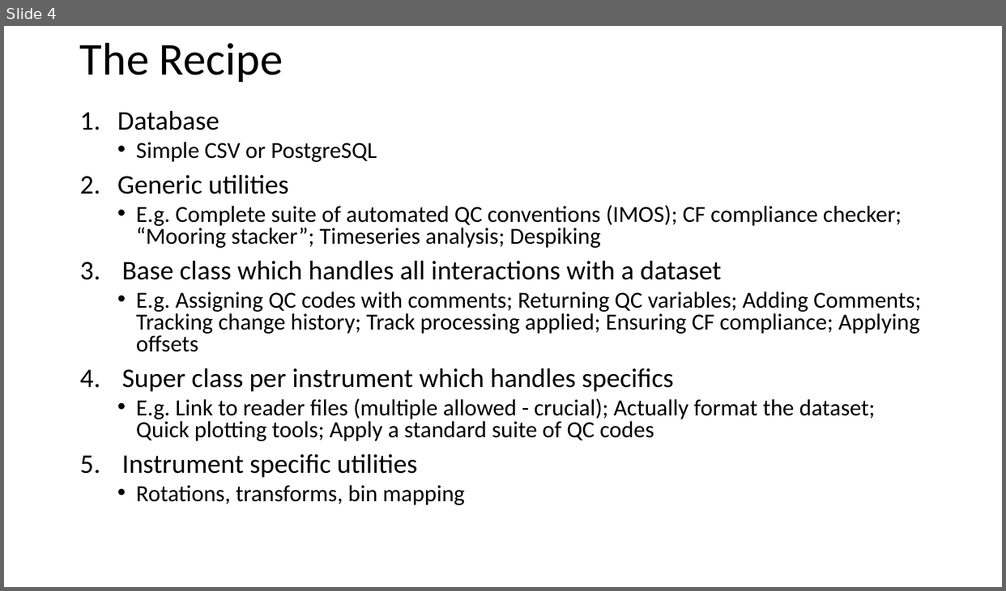
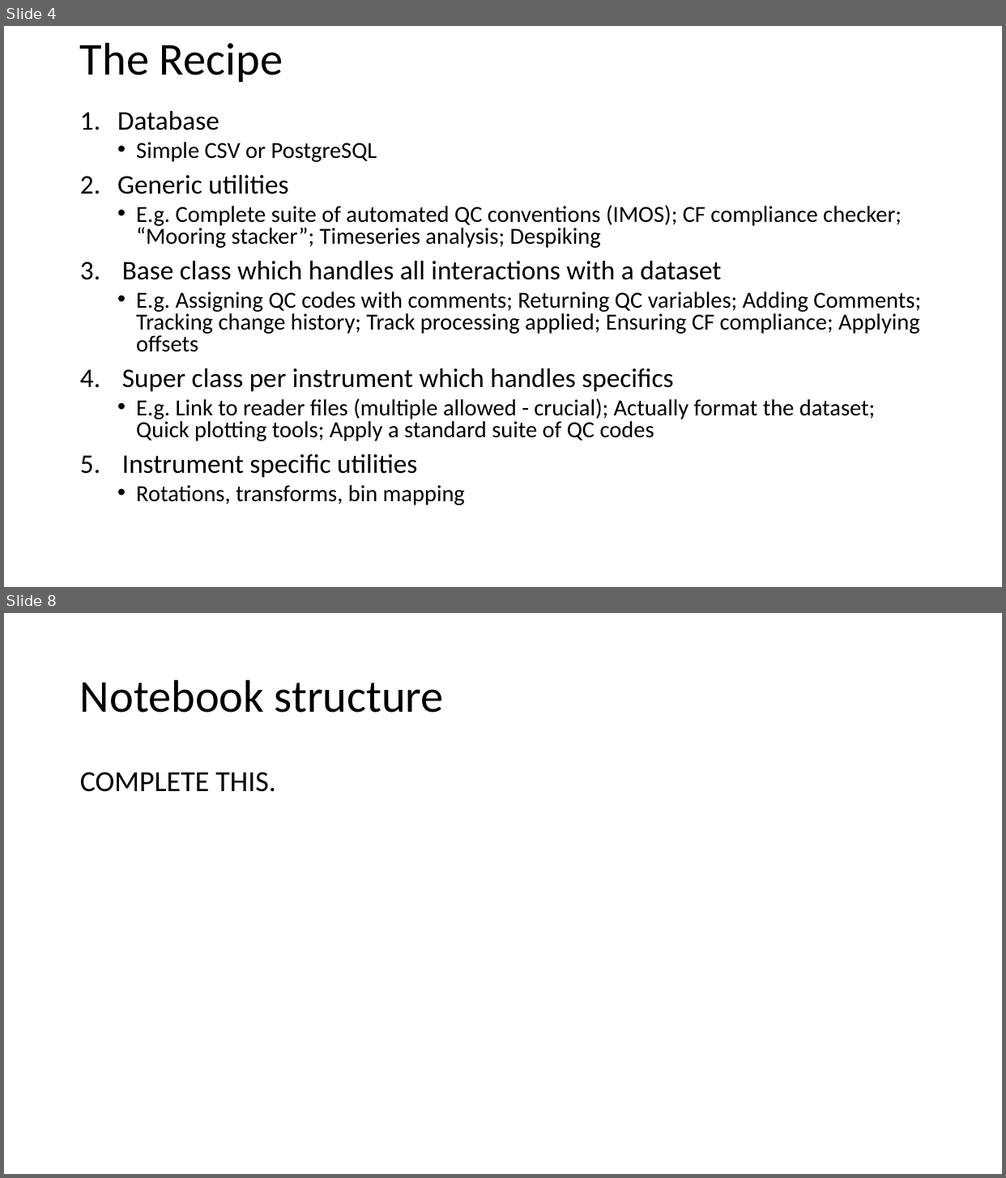
Before and after one commit to iosonobert/pIMOS, a slide deck: experiments/OCean Dynamics Archiving.pptx. Shown one above the other, each under a label of ours: slide 4 before the commit, slides 4 and 8 after it; the slides between them are not shown. The pictures are 1006x591 and 1006x1178 pixels, drawn with LibreOffice and Linux fonts; fonts in the diff are those of the drawing. Boxes give left, top, right and bottom in pixels: in the first picture for what was removed or moved away, otherwise in the second. Text is boxed around its words. In the diff, an @@ line names an element or a change of style, - is before the commit and + after.

```diff
--- a/experiments/OCean Dynamics Archiving.pptx
+++ b/experiments/OCean Dynamics Archiving.pptx
@@ slide 8 added at (x1=4, y1=613, x2=1002, y2=1174), background #FFFFFF @@
@@ title added at (x1=80, y1=679, x2=444, y2=713), 44 pt, text #000000 @@
+Notebook structure
@@ text added at (x1=80, y1=772, x2=275, y2=792), 28 pt, text #000000 @@
+COMPLETE THIS.
```
Also in this commit, not shown: 2 slides changed, 3 other slides added, 35 other files.
